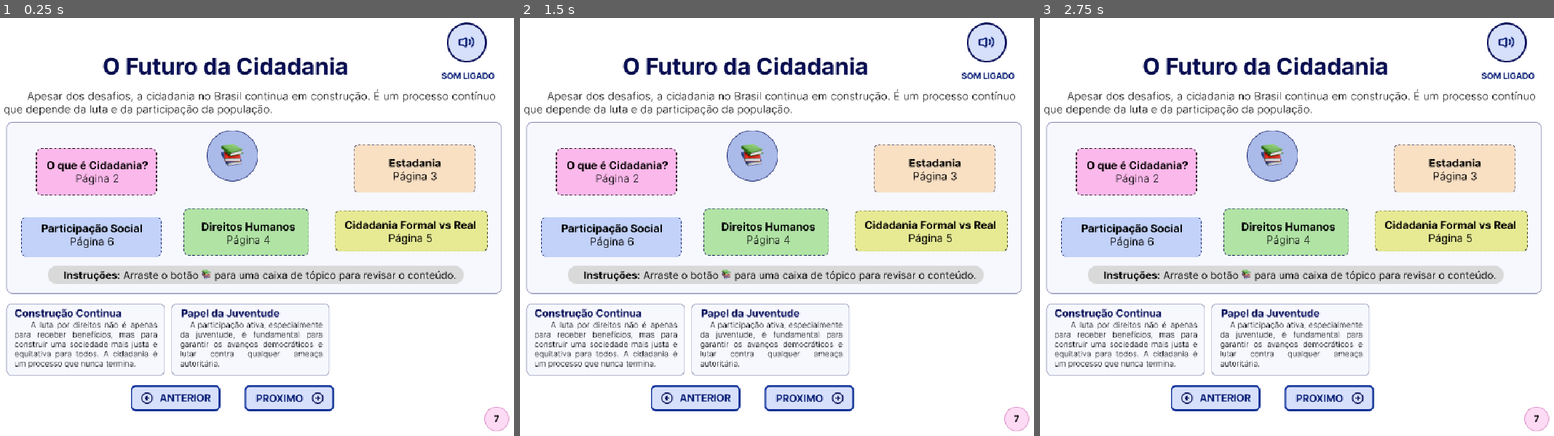
Above: before the commit, frames 1-3 (left to right).
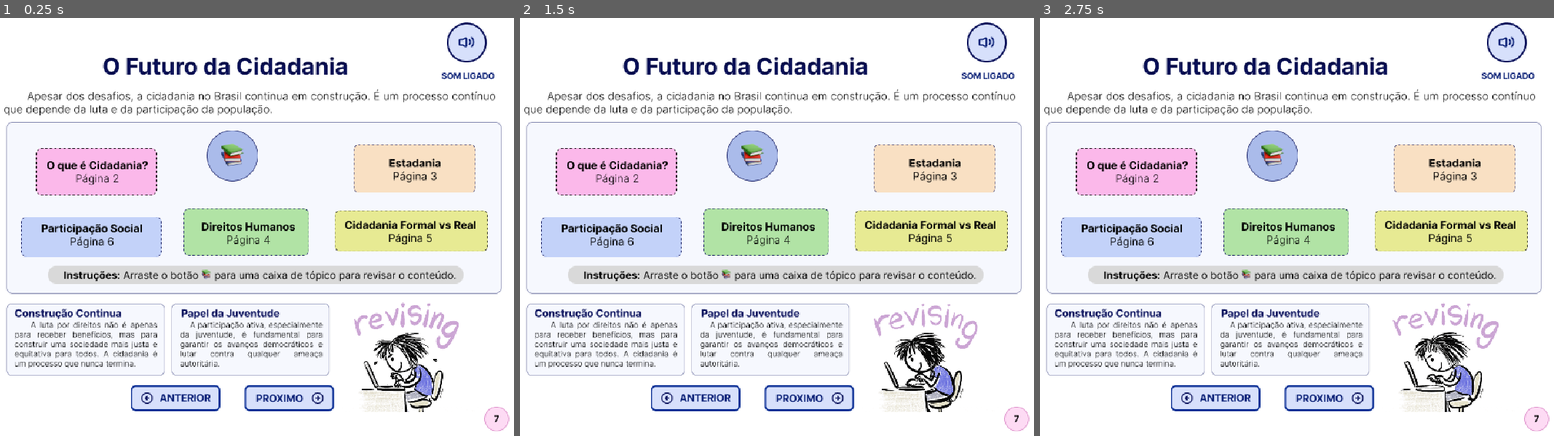
Above: after the commit, the same moments.

Repository: beatrizldsantos/ebook-direitos-e-cidadania
Game: Godot game, scene res://scenes/frame7_futuro.tscn
Same seed, same stepped clock (60 frames per second), same inputs: the game is played once before the commit and once after it. This scene is started directly instead of the project's main scene. Video files are missing from this copy of the repository; at most half a second of black plays in their place.
Inputs (mouse positions are in pixels of both pictures, inside the frame that each line leads up to):
- Up to frame 1 (0.25 s): no input
- Up to frame 2 (1.5 s): move the mouse to (879, 206) at 0.52 s; hold Right (ui_right) 0.53-1.25 s; click (879, 206) at 0.67 s; drag from (638, 247) to (725, 314) at 1.27 s
- Up to frame 3 (2.75 s): move the mouse to (1332, 130) at 2.02 s; hold Right (ui_right) from 2.03 s (still down)

The runs differ from the first frame. In frame 1, 1.8% of the frame differs, in the area x 68-90%, y 68-95%; in frame 2, 1.8%; in frame 3, 1.7%.

Commit message:
feat(sprite): adiciona Sprite2D ausente

Diff:
--- a/scenes/frame7_futuro.tscn
+++ b/scenes/frame7_futuro.tscn
@@ -9,13 +9,19 @@
 [ext_resource type="Texture2D" uid="uid://c44a0li12xthv" path="res://assets/button/prox.png" id="6_y2r1v"]
 [ext_resource type="Texture2D" uid="uid://ck36cyhxs1cn7" path="res://assets/images/Components_Frame 7/C_part_cidadania_formal.png" id="7_y2r1v"]
 [ext_resource type="Texture2D" uid="uid://b3shfjnr03ql7" path="res://assets/images/Components_Frame 7/balaoParticipSocial.png" id="8_8kdit"]
+[ext_resource type="Texture2D" uid="uid://b581ah8t8rwfs" path="res://assets/images/Components_Frame 2/Olimpiadas.png" id="8_hfr50"]
 [ext_resource type="Texture2D" uid="uid://5glxfccboam8" path="res://assets/images/Components_Frame 7/C_estadania.png" id="8_y0n1r"]
 [ext_resource type="Texture2D" uid="uid://7hcdbspg4h1u" path="res://assets/images/Components_Frame 7/C_direitos_humanos.png" id="9_ealhy"]
+[ext_resource type="Texture2D" uid="uid://5d4ucujg8shh" path="res://assets/images/Components_Frame 7/spritesheet_revising.png" id="9_ic1vq"]
 [ext_resource type="Texture2D" uid="uid://dgy5dsxuu4d8i" path="res://assets/images/Components_Frame 7/balaooquecidadania.png" id="10_ew34d"]
+[ext_resource type="Script" uid="uid://c13stbb0ndy85" path="res://scripts/sprite2dFrame2e8.gd" id="10_h1ojk"]
 [ext_resource type="Texture2D" uid="uid://btgdo1mk2g7fd" path="res://assets/images/Components_Frame 7/C_o_que_e_cidadania.png" id="11_8kdit"]
 [ext_resource type="Texture2D" uid="uid://bl2fpk5uttv8v" path="res://assets/images/Components_Frame 7/Botao_de_arrastar.png" id="11_y0n1r"]
 [ext_resource type="Texture2D" uid="uid://pmfl7a58vpyn" path="res://assets/images/Components_Frame 7/balaoEstadania.png" id="12_ytrj8"]
 [ext_resource type="Texture2D" uid="uid://drvthp208bwm3" path="res://assets/images/Components_Frame 7/balaoDireitosHumanoos.png" id="14_hfr50"]
+
+[sub_resource type="StyleBoxFlat" id="StyleBoxFlat_25lyf"]
+bg_color = Color(1, 1, 1, 1)
 
 [node name="Frame7_tscn" type="Node2D" node_paths=PackedStringArray("area_limite") groups=["page7"]]
 script = ExtResource("1_vdvws")
@@ -36,6 +42,46 @@
 offset_right = 1024.0
 offset_bottom = 768.0
 texture = ExtResource("2_y0n1r")
+
+[node name="Control" type="Control" parent="ControlFundodeTela/Fundo de tela"]
+anchors_preset = 0
+offset_right = 40.0
+offset_bottom = 40.0
+
+[node name="Balaoolimpiadas" type="TextureRect" parent="ControlFundodeTela/Fundo de tela/Control"]
+visible = false
+layout_mode = 1
+anchors_preset = -1
+anchor_left = 4.9500003
+anchor_top = 7.9750004
+anchor_right = 14.750001
+anchor_bottom = 13.1
+offset_left = -1.5258789e-05
+offset_right = -6.1035156e-05
+texture = ExtResource("8_hfr50")
+
+[node name="Sprit2dPanel" type="Panel" parent="ControlFundodeTela/Fundo de tela/Control"]
+clip_children = 2
+layout_mode = 1
+anchors_preset = -1
+anchor_left = 15.125001
+anchor_top = 7.9000006
+anchor_right = 23.175
+anchor_bottom = 15.35
+offset_left = 98.99994
+offset_top = 200.99997
+offset_right = 23.0
+offset_bottom = 96.0
+theme_override_styles/panel = SubResource("StyleBoxFlat_25lyf")
+
+[node name="Sprite2D" type="Sprite2D" parent="ControlFundodeTela/Fundo de tela/Control/Sprit2dPanel"]
+position = Vector2(110.50004, 104)
+scale = Vector2(0.57708335, 0.56992096)
+texture = ExtResource("9_ic1vq")
+hframes = 3
+frame = 1
+script = ExtResource("10_h1ojk")
+total_frames = 3
 
 [node name="Interacoes" type="Control" parent="."]
 layout_mode = 3
Binary file removed: assets/images/Components_Frame 7/gif_revisão.GIF
Binary file added: assets/images/Components_Frame 7/spritesheet_revising.png
Not shown, added: assets/images/Components_Frame 7/spritesheet_revising.png.import
Not shown: 1 places in scenes/frame7_futuro.tscn that only renumber resources
Not shown, changed: direitosecidadania.apk
Not shown, changed: direitosecidadania.apk.idsig
